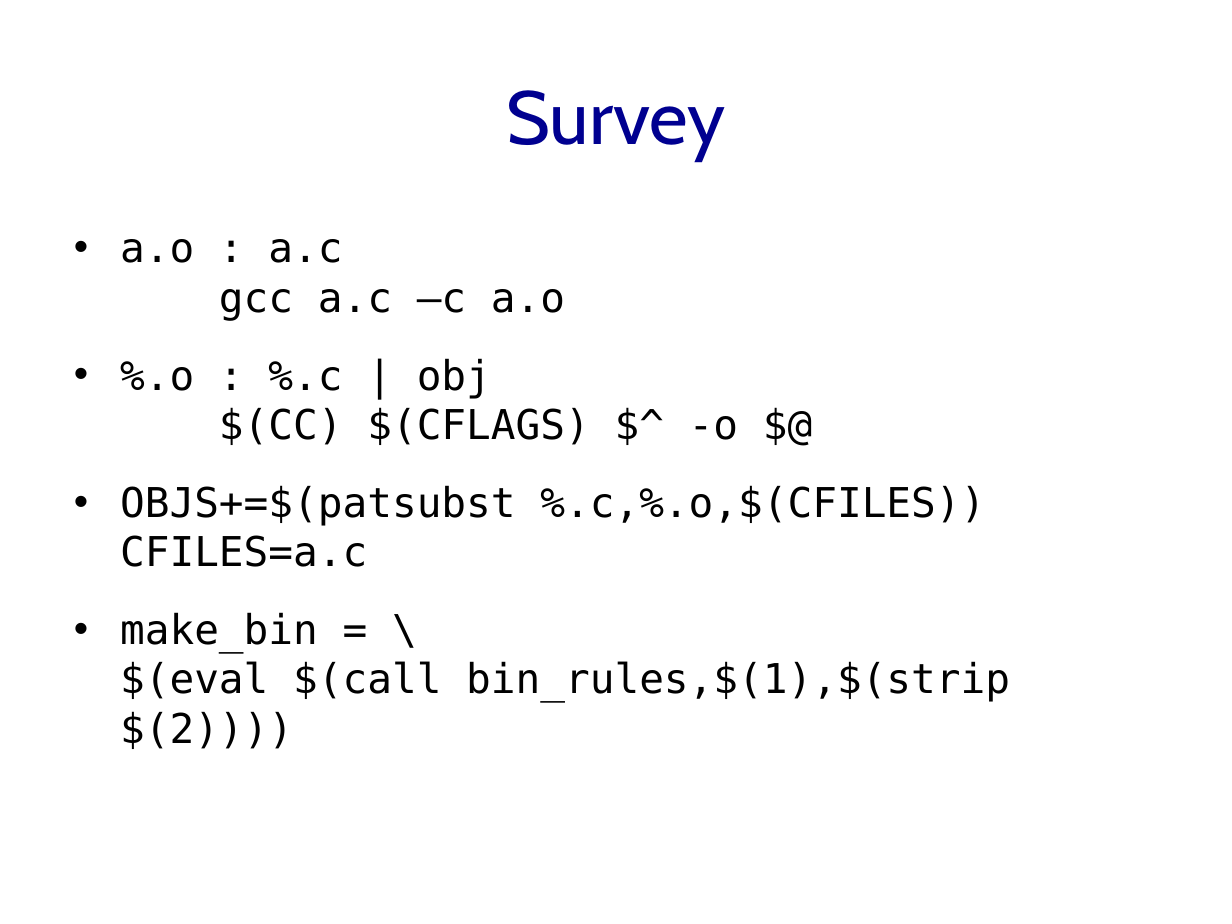
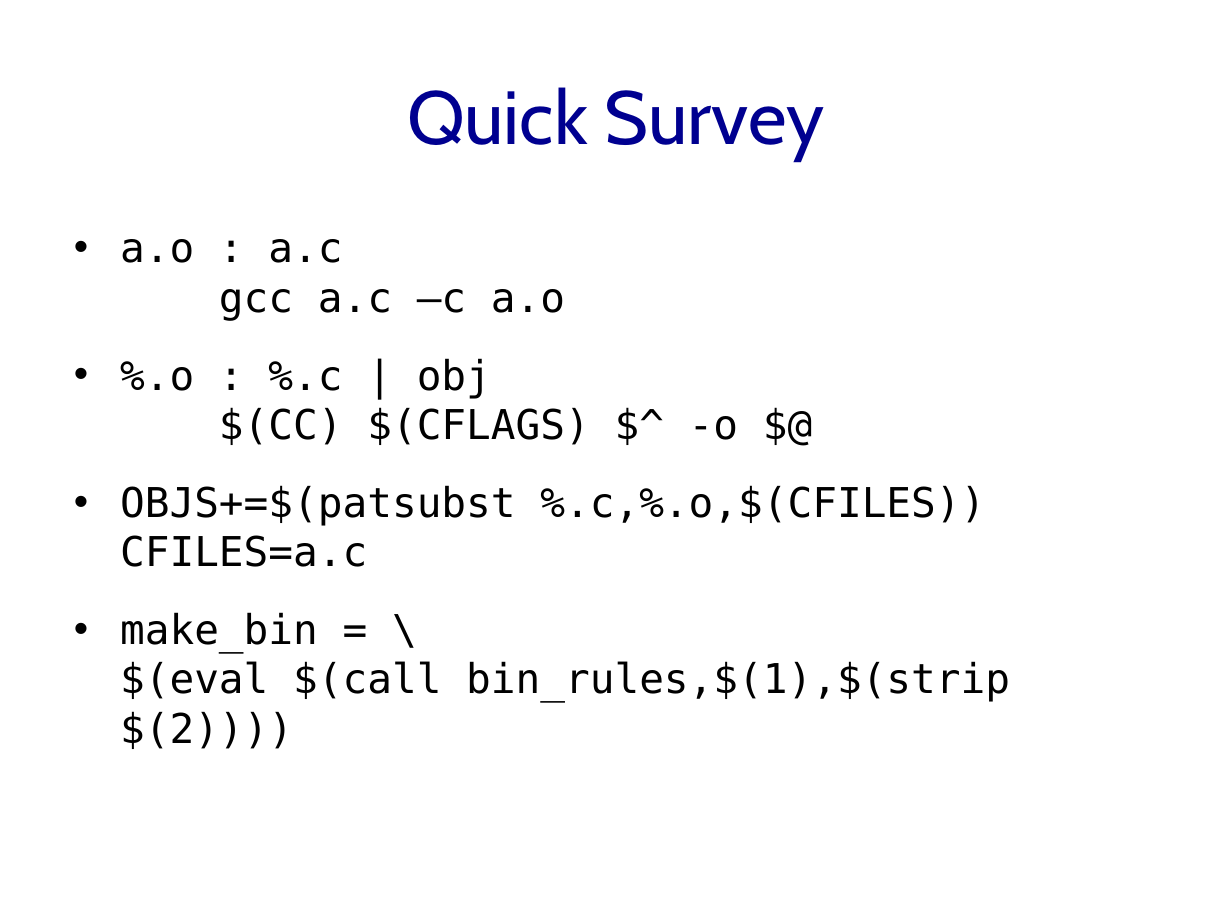
Before and after one commit to h8liu-archives/making-makefiles, a slide deck: slide 2 of slides.pptx. Drawn at 1232x924 pixels with LibreOffice and Linux fonts; fonts in the diff are those of the drawing. Boxes give left, top, right and bottom in pixels: in the first picture for what was removed or moved away, otherwise in the second. Text is boxed around its words. In the diff, an @@ line names an element or a change of style, - is before the commit and + after.

Commit message:
slides

```diff
--- a/slides.pptx
+++ b/slides.pptx
@@ title at (407,87,825,159): text changed @@
-Survey
+Quick Survey
```
